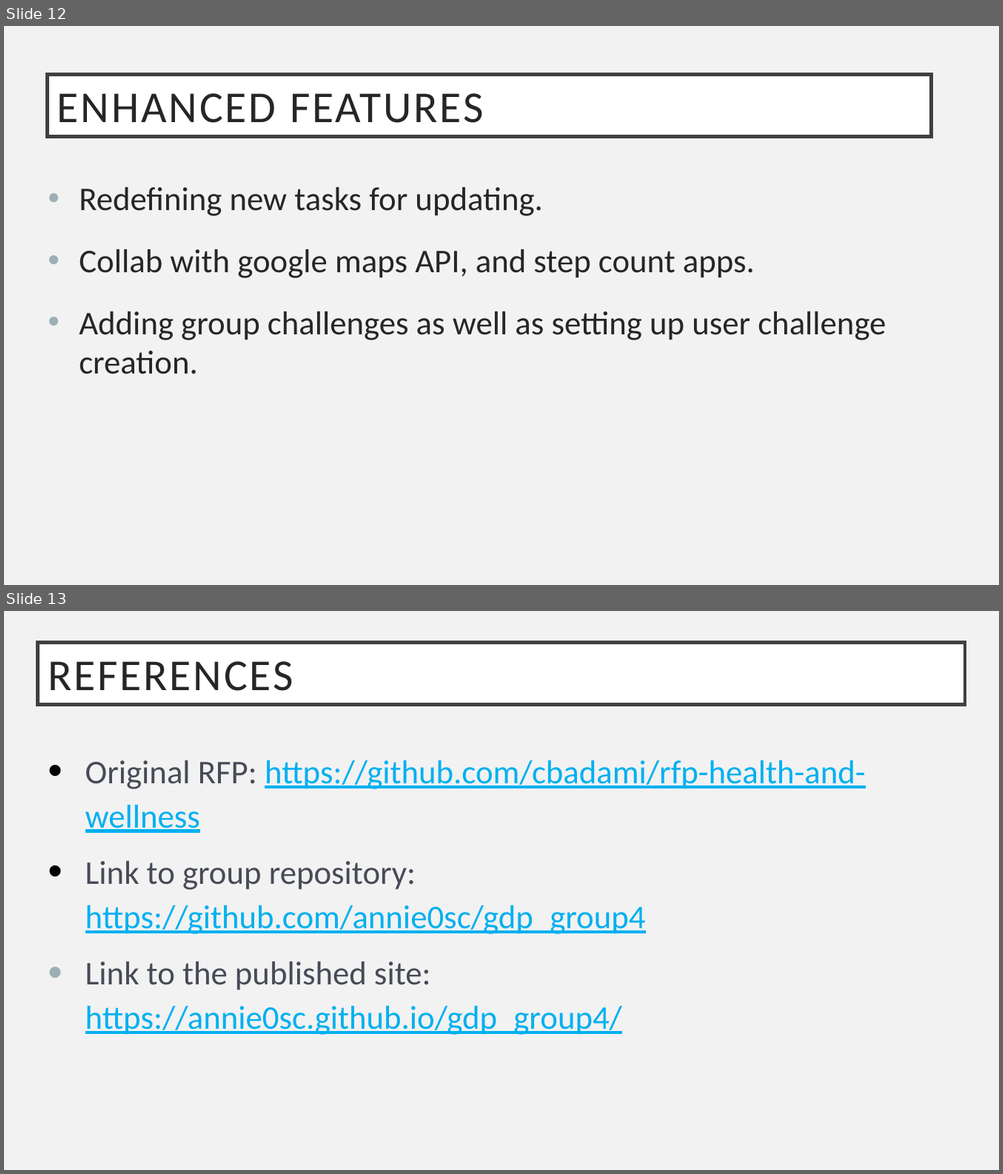
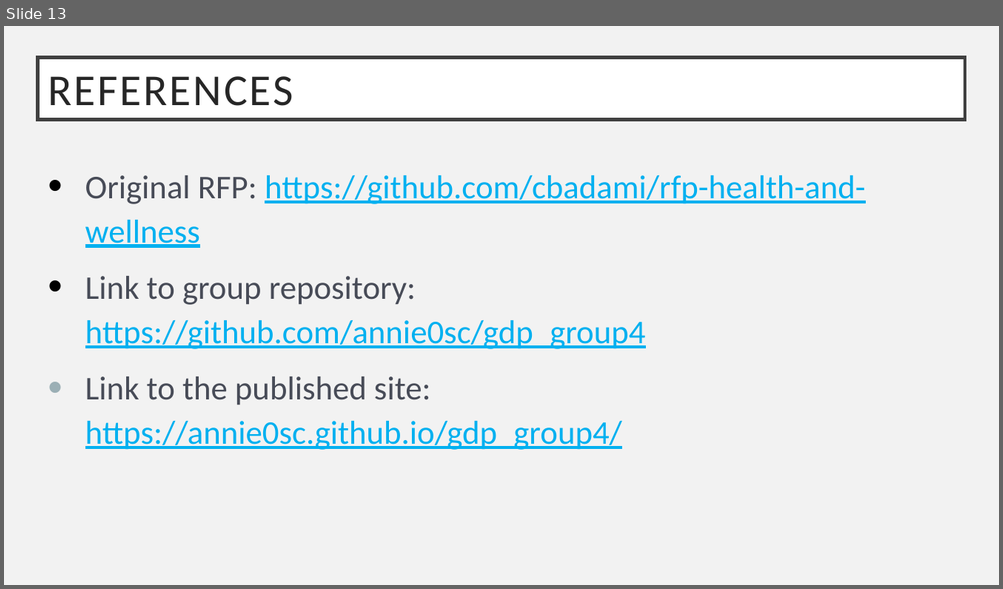
Before and after one commit to annie0sc/gdp_group4, a slide deck: GDP_1.pptx. Shown one above the other, each under a label of ours: slides 12 and 13 before the commit, slide 13 after it. The pictures are 1003x1174 and 1003x589 pixels, drawn with LibreOffice and Linux fonts; fonts in the diff are those of the drawing. Boxes give left, top, right and bottom in pixels: in the first picture for what was removed or moved away, otherwise in the second. Text is boxed around its words. In the diff, an @@ line names an element or a change of style, - is before the commit and + after.

```diff
--- a/GDP_1.pptx
+++ b/GDP_1.pptx
@@ slide 12 removed at box(4, 26, 999, 585), background #F2F2F2 @@
@@ title removed at box(48, 75, 931, 138) @@
-ENHANCED FEATURES
@@ text removed at box(79, 187, 885, 375) @@
-• Redefining new tasks for updating.
-• Collab with google maps API, and step count apps.
-• Adding group challenges as well as setting up user challenge creation.
```
Also in this commit, not shown: 1 slide added, 4 other files.
